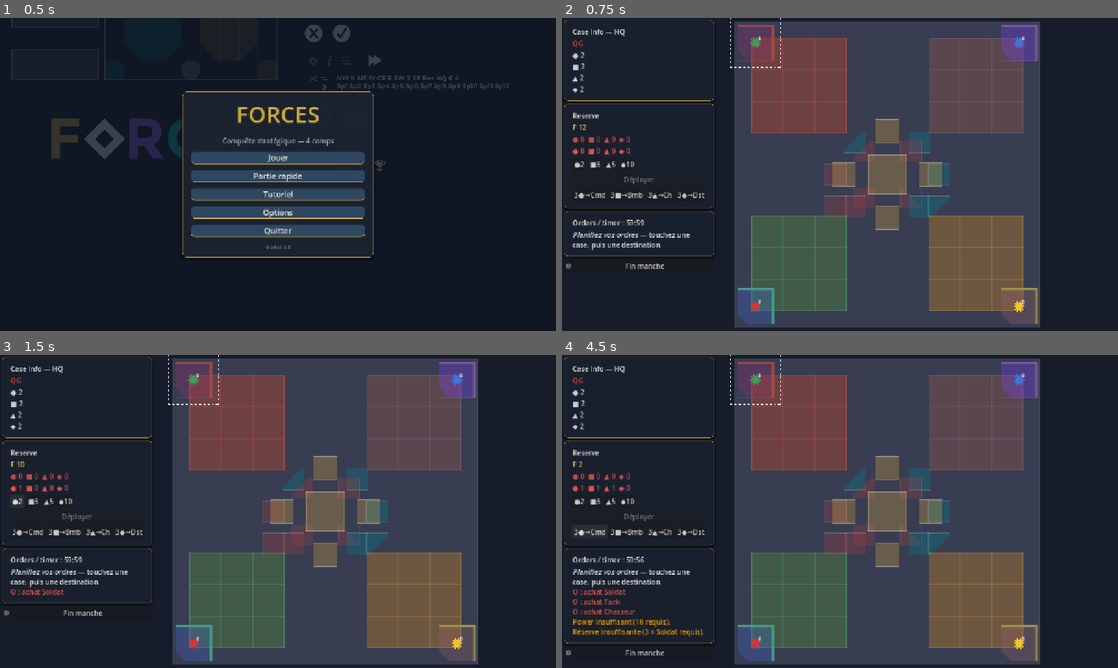
Above: before the commit, frames 1-4 (two rows, left to right).
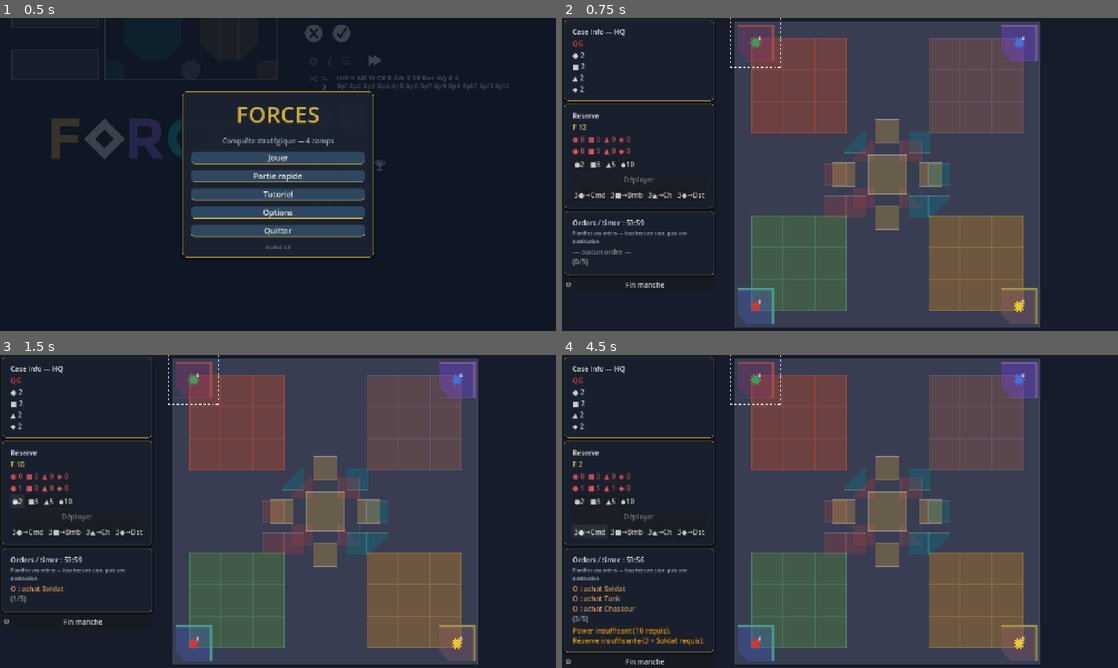
Above: after the commit, the same moments.

Repository: tlloancy/Forces
Game: Godot game, scene res://scenes/menu/main_menu.tscn
The game is run twice, just before and just after one commit, with the same random seed, the same clock (stepped at 60 frames per second) and the same inputs.
Inputs:
- Up to frame 1 (0.5 s): no input
- Up to frame 2 (0.75 s): click "Partie rapide" at 0.5 s
- Up to frame 3 (1.5 s): click "●2" at 1.25 s
- Up to frame 4 (4.5 s): click "■3" at 2 s; click "▲5" at 2.75 s; click "◆10" at 3.5 s; click "3●→Cmd" at 4.25 s

Frame 1 is identical in both runs. In frame 2, 1.0% of the frame differs, in the area x 0-28%, y 68-87%; in frame 3, 1.0%; in frame 4, 2.1%, in the area x 0-28%, y 68-99%.

Commit message:
feat(godot): file d'ordres pad dans la sidebar bataille
OrdersQueue affiche les ordres O : HQ > CE avec compteur 0/5 ; OrdersLog reserve aux evenements de manche.

Diff:
--- a/godot/scenes/battle/battle.tscn
+++ b/godot/scenes/battle/battle.tscn
@@ -151,6 +151,20 @@
 unique_name_in_owner = true
 layout_mode = 2
 text = "Orders / timer"
+
+[node name="OrdersHint" type="Label" parent="Sidebar/OrdersPanel/VBox"]
+layout_mode = 2
+theme_override_colors/font_color = Color(0.75, 0.78, 0.85, 1)
+theme_override_font_sizes/font_size = 11
+autowrap_mode = 2
+text = "Planifiez vos ordres — touchez une case, puis une destination."
+
+[node name="OrdersQueue" type="RichTextLabel" parent="Sidebar/OrdersPanel/VBox"]
+unique_name_in_owner = true
+layout_mode = 2
+bbcode_enabled = true
+fit_content = true
+text = ""
 
 [node name="OrdersLog" type="RichTextLabel" parent="Sidebar/OrdersPanel/VBox"]
 unique_name_in_owner = true
--- a/godot/scripts/battle/battle.gd
+++ b/godot/scripts/battle/battle.gd
@@ -72,7 +72,6 @@
 	_planning_elapsed = 1
 	_timer_accum = 0.0
 	_log.clear()
-	_log.append_text("[i]Planifiez vos ordres[/i] — touchez une case, puis une destination.\n")
 
 
 func _populate_sector_list() -> void:
@@ -122,10 +121,7 @@
 
 
 func _log_last_order() -> void:
-	var orders: Array[GameOrder] = _state.orders_for_camp(_state.human_camp)
-	if orders.is_empty():
-		return
-	_log.append_text("[color=#e05555]%s[/color]\n" % orders.back().pad_label())
+	pass
 
 
 func _phase_name(phase: GameConstants.GamePhase) -> String:
--- a/godot/scripts/battle/battle_sidebar.gd
+++ b/godot/scripts/battle/battle_sidebar.gd
@@ -9,6 +9,7 @@
 @onready var _reserve_outline: Label = %ReserveOutline
 @onready var _reserve_counts: Label = %ReserveCounts
 @onready var _orders_timer: Label = %OrdersTimer
+@onready var _orders_queue: RichTextLabel = %OrdersQueue
 @onready var _orders_log: RichTextLabel = %OrdersLog
 
 
@@ -44,6 +45,19 @@
 	_reserve_counts.text = _shape_row(["●", "■", "▲", "◆"], res, false)
 
 	_orders_timer.text = "Orders / timer : %s" % _format_timer(planning_elapsed)
+	_orders_queue.text = _format_orders_queue(state, human_camp)
+
+
+static func _format_orders_queue(state: GameState, human_camp: GameConstants.Camp) -> String:
+	var used: int = state.camp_orders_used(human_camp)
+	var max_o: int = GameConstants.MAX_ORDERS_PER_ROUND
+	var lines: PackedStringArray = PackedStringArray()
+	for order: GameOrder in state.orders_for_camp(human_camp):
+		lines.append("[color=#e8a060]%s[/color]" % order.pad_label())
+	if lines.is_empty():
+		lines.append("[color=#888]— aucun ordre —[/color]")
+	lines.append("[color=#aaa](%d/%d)[/color]" % [used, max_o])
+	return "\n".join(lines)
 
 
 static func _format_timer(elapsed: int) -> String:
Not shown, changed: godot/CHANGELOG.md
